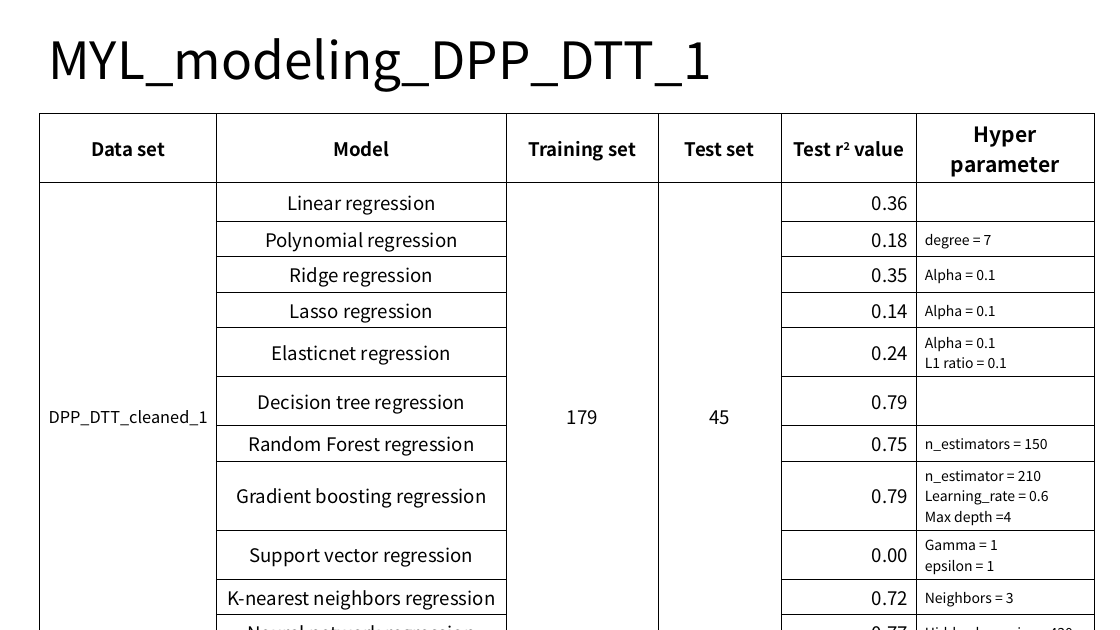
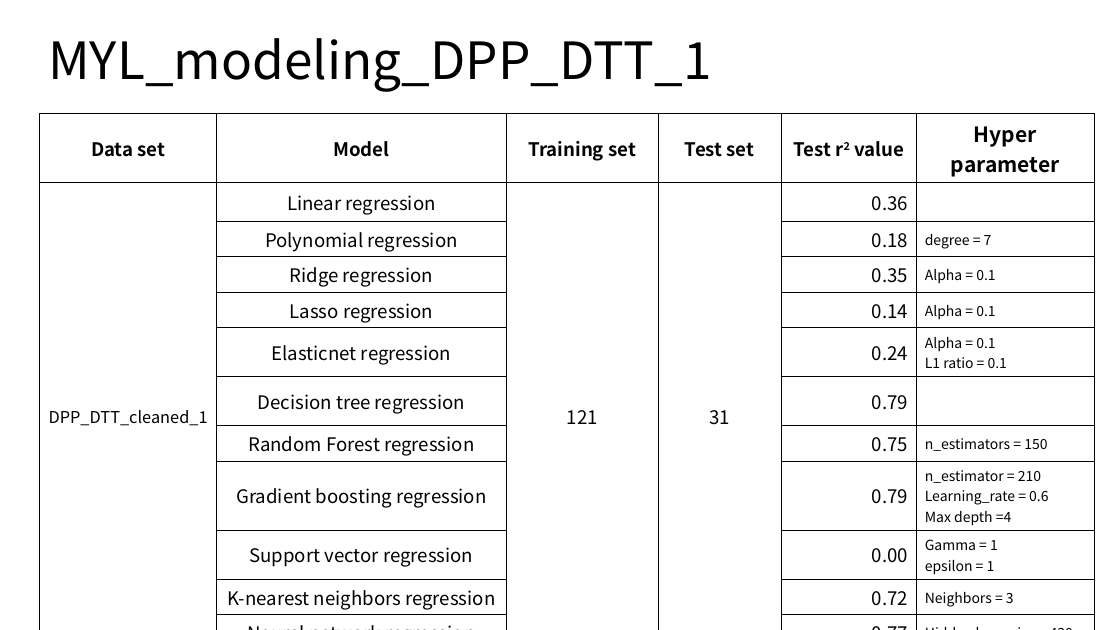
Before and after one commit to aaronliu64/ofet-db, a slide deck: slide 8 of pgpractice/Machine Learning Practice/Regression/Modeling R2 score tables.pptx. Drawn at 1120x630 pixels with LibreOffice and Linux fonts; fonts in the diff are those of the drawing. Boxes give left, top, right and bottom in pixels: in the first picture for what was removed or moved away, otherwise in the second. Text is boxed around its words. In the diff, an @@ line names an element or a change of style, - is before the commit and + after.

```diff
--- a/pgpractice/Machine Learning Practice/Regression/Modeling R2 score tables.pptx
+++ b/pgpractice/Machine Learning Practice/Regression/Modeling R2 score tables.pptx
@@ table at (39, 113, 1093, 614) @@
-row 2, column 3: 179
+row 2, column 3: 121
-row 2, column 4: 45
+row 2, column 4: 31
```
Also in this commit, not shown: 1 other slide changed.
